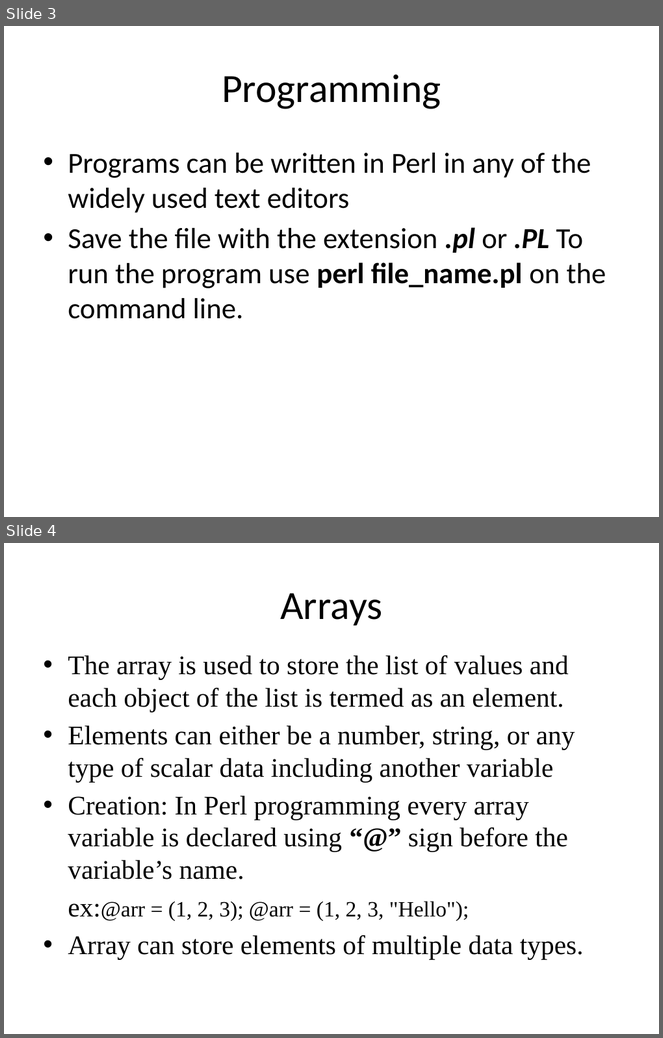
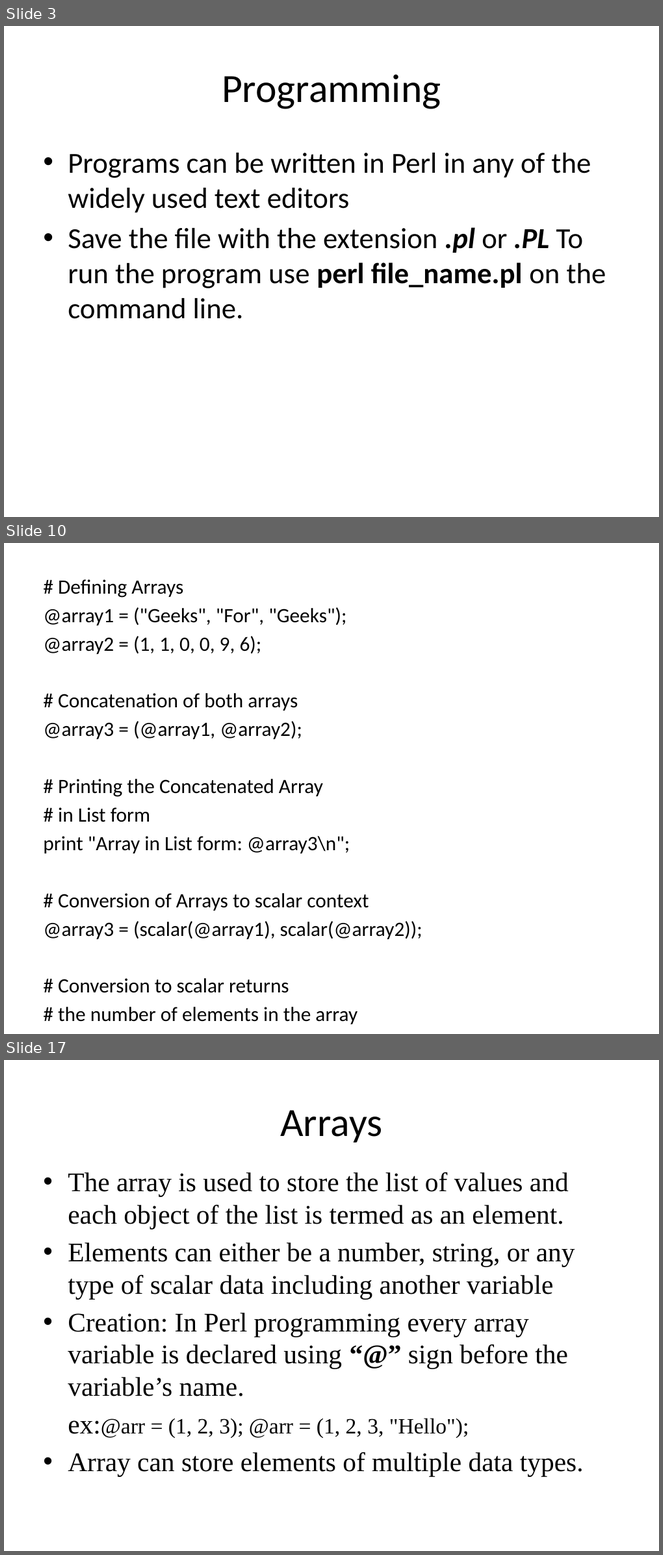
Before and after one commit to srivalli-project/BI_Team_Status, a slide deck: Santhoshi/PerlBasics.pptx. Shown one above the other, each under a label of ours: slides 3 and 4 before the commit, slides 3, 10 and 17 after it; the slides between them are not shown. The pictures are 663x1038 and 663x1555 pixels, drawn with LibreOffice and Linux fonts; fonts in the diff are those of the drawing. Boxes give left, top, right and bottom in pixels: in the first picture for what was removed or moved away, otherwise in the second. Text is boxed around its words. In the diff, an @@ line names an element or a change of style, - is before the commit and + after.

```diff
--- a/Santhoshi/PerlBasics.pptx
+++ b/Santhoshi/PerlBasics.pptx
@@ slide 10 added at bbox=[4, 543, 659, 1034], background #FFFFFF @@
@@ text added at bbox=[43, 579, 423, 1025], 22.4 pt, text #000000 @@
+# Defining Arrays
+@array1 = ("Geeks", "For", "Geeks");
+@array2 = (1, 1, 0, 0, 9, 6);
+# Concatenation of both arrays
+@array3 = (@array1, @array2);
+# Printing the Concatenated Array
+# in List form
+print "Array in List form: @array3\n";
+# Conversion of Arrays to scalar context
+@array3 = (scalar(@array1), scalar(@array2));
+# Conversion to scalar returns
+# the number of elements in the array
+print "Array in scalar form: @array3\n";
@@ what was slide 4 is now slide 17 @@
```
Also in this commit, not shown: 12 other slides added, 8 other files.
